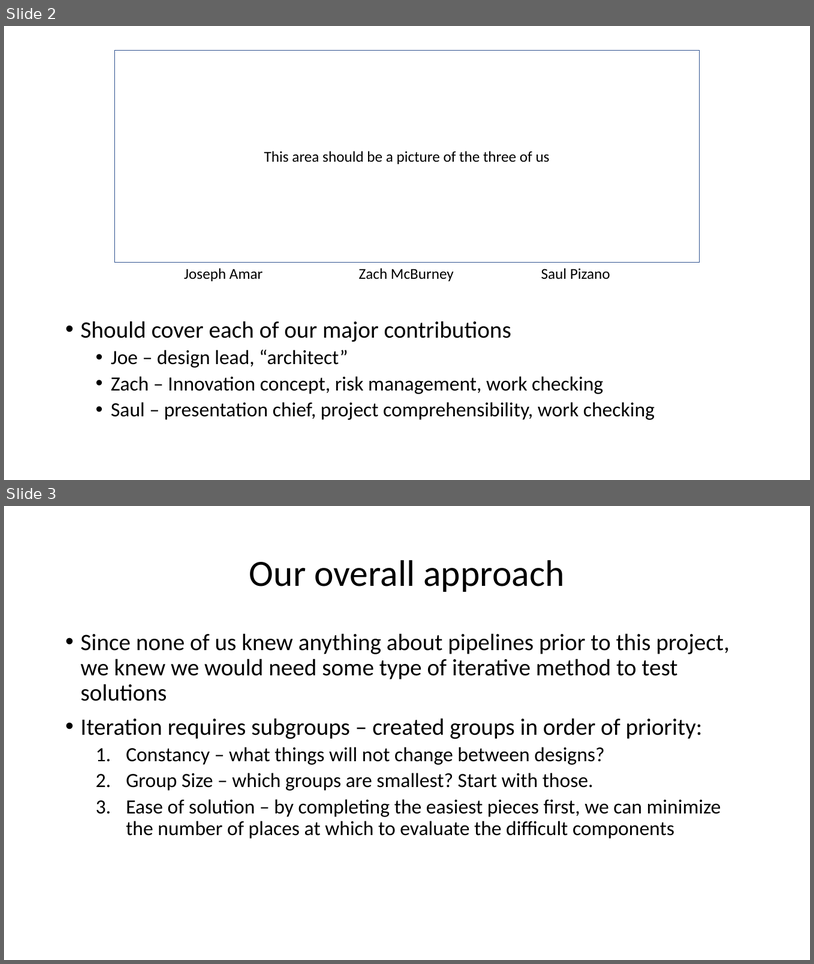
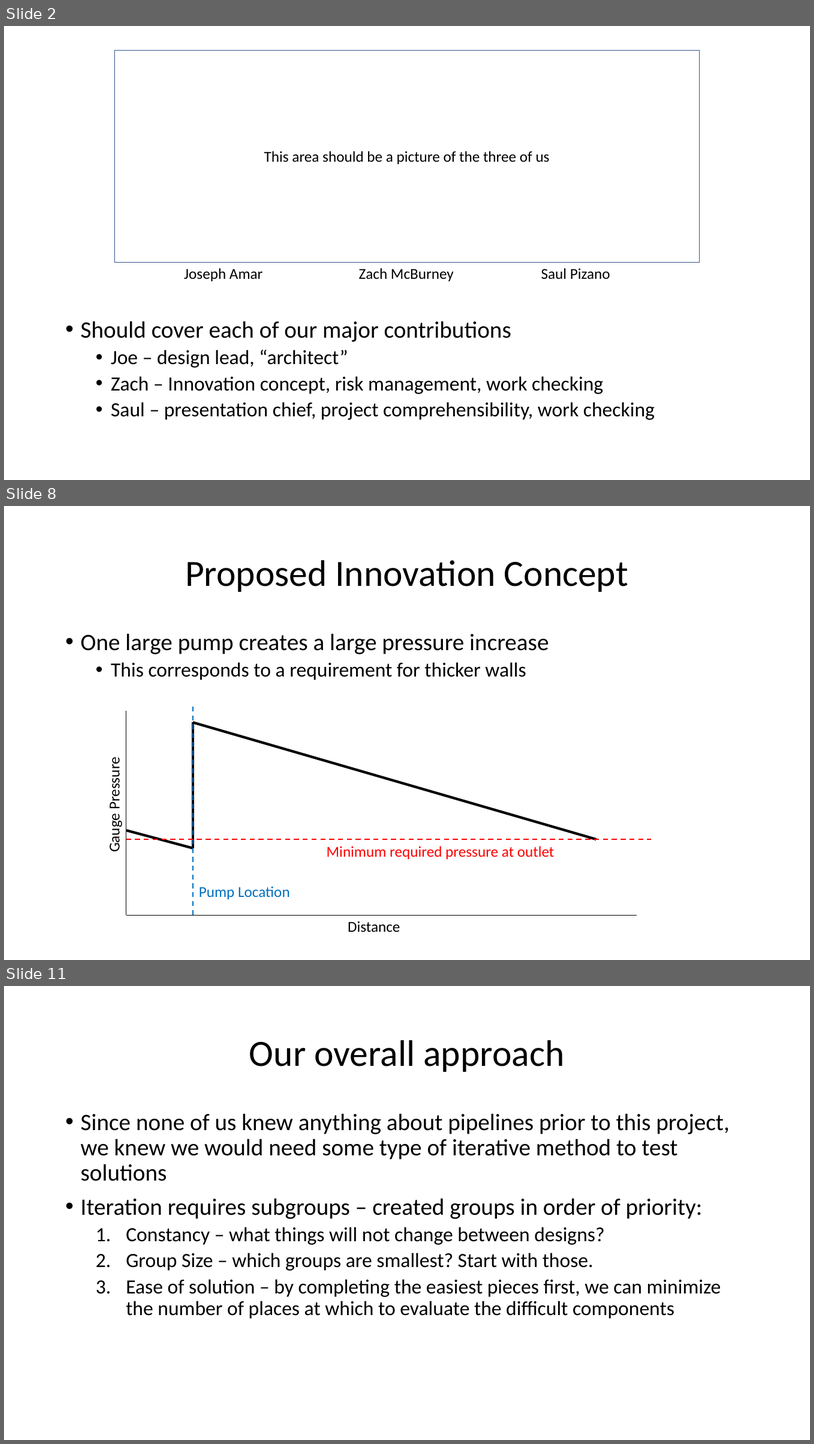
Before and after one commit to jamar1391/hello-world, a slide deck: dev/fluor/The AquaDucks/The AquaDucks Presentation.pptx. Shown one above the other, each under a label of ours: slides 2 and 3 before the commit, slides 2, 8 and 11 after it; the slides between them are not shown. The pictures are 814x964 and 814x1444 pixels, drawn with LibreOffice and Linux fonts; fonts in the diff are those of the drawing. Boxes give left, top, right and bottom in pixels: in the first picture for what was removed or moved away, otherwise in the second. Text is boxed around its words. In the diff, an @@ line names an element or a change of style, - is before the commit and + after.

```diff
--- a/dev/fluor/The AquaDucks/The AquaDucks Presentation.pptx
+++ b/dev/fluor/The AquaDucks/The AquaDucks Presentation.pptx
@@ slide 8 added at [4,506,810,960], background #FFFFFF @@
@@ title added at [185,560,629,592], 44 pt, text #000000 @@
+Proposed Innovation Concept
@@ text added at [81,633,549,680], 24 pt, text #000000 @@
+• One large pump creates a large pressure increase
+  • This corresponds to a requirement for thicker walls
@@ line added from (126, 711) to (126, 915), #000000 0.5 pt @@
@@ line added from (193, 915) to (193, 705), #0070C0 1.5 pt dashed @@
@@ line added from (193, 848) to (193, 722), #000000 3 pt @@
@@ line added from (597, 840) to (193, 722), #000000 3 pt @@
@@ text added at [105,762,124,851], 18 pt, text #000000 @@
+Gauge Pressure
@@ line added from (126, 840) to (651, 840), #FF0000 1.5 pt dashed @@
@@ line added from (193, 848) to (127, 830), #000000 3 pt @@
@@ text added at [327,846,555,859], 18 pt, text #FF0000 @@
+Minimum required pressure at outlet
@@ text added at [199,886,290,899], 18 pt, text #0070C0 @@
+Pump Location
@@ line added from (638, 915) to (126, 915), #000000 0.5 pt @@
@@ text added at [348,921,400,932], 18 pt, text #000000 @@
+Distance
@@ what was slide 3 is now slide 11 @@
```
Also in this commit, not shown: 1 slide changed, 7 other slides added, 1 slide removed.
